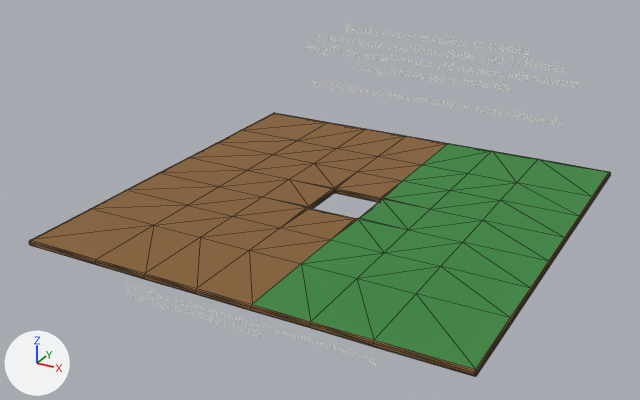
The glTF model assets/maps/level_0_broken.glb as it was, and as the next commit left it.
Before and after are seen from a 50 mm lens placed at (25.6, -50.1, 24.9), pointed at (-0.8, -2.1, 0.9). Every picture has the same lights, and +X, +Y and +Z are marked at lower left. The older version comes first. Mesh edges are drawn as thin lines on the coarser meshes. Objects named as collision shapes, trigger or cutter boxes, shadow casters or lower levels of detail are left out. Where no turn or scale is listed for an object, it has been applied to the vertices. Vertices at exactly the same position are counted once.

Objects in the first picture: 'Floor', 'Text.008', 'Text.011'.
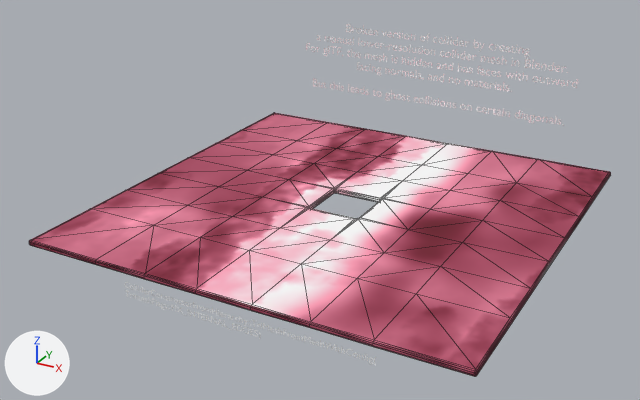
Commit message: Improve model materials.

Boxes [x1, y1, x2, y2] around the edits, measured in the pictures (640 x 400 px):
'Floor', surface changed (lighter): [29, 113, 611, 376] in both
part 1 of me_floor_mesh_001, recoloured (green to pink): [253, 143, 609, 369] in both

What the commit changed:
Picture 'diffuse' (img_diffuse) is new.
In material 'Material' (mat_material), base_color is no longer (0.242, 0.119, 0.0351), brown #876135.
In material 'Material' (mat_material), texture is now set to img_diffuse.
me_floor_mesh_001 has 352 vertices, 704 faces and spans x -14.9..14.9, y -14.9..14.8, z -0.4..0.0.
me_floor_mesh_001 is used by ob_floor; location (0.0, 0.0, 0.0).
me_floor_mesh_001 part 1: 45 faces spanning x 1.9..14.7, y -14.8..14.7, z 0.0 switch from mat_material_002 (green #3a873f) to mat_material (picture img_diffuse).
